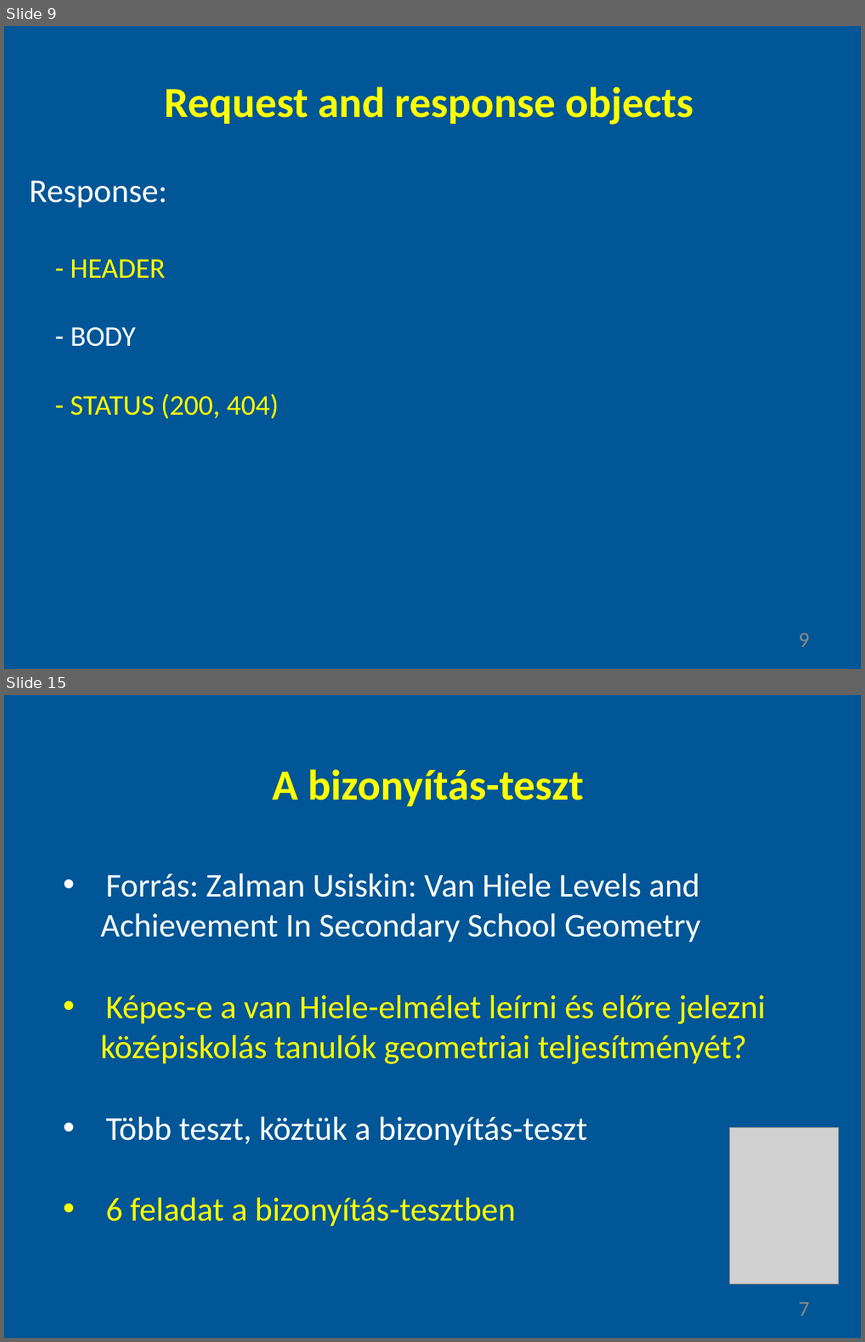
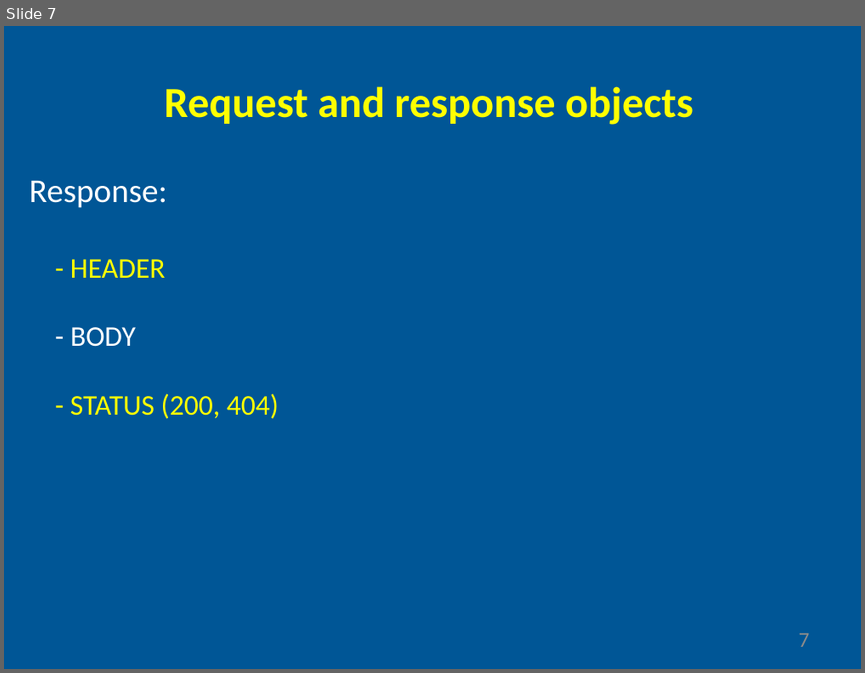
Before and after one commit to gyoryakos/presentations, a slide deck: nodejs.pptx. Shown one above the other, each under a label of ours: slides 9 and 15 before the commit, slide 7 after it; the slides between them are not shown. The pictures are 865x1342 and 865x673 pixels, drawn with LibreOffice and Linux fonts; fonts in the diff are those of the drawing; grey boxes stand for pictures. Boxes give left, top, right and bottom in pixels: in the first picture for what was removed or moved away, otherwise in the second. Text is boxed around its words. In the diff, an @@ line names an element or a change of style, - is before the commit and + after.

```diff
--- a/nodejs.pptx
+++ b/nodejs.pptx
@@ slide 15 removed at (x1=4, y1=695, x2=861, y2=1338), background #005696 @@
@@ text removed at (x1=272, y1=769, x2=584, y2=806) @@
-A bizonyítás-teszt
@@ text removed at (x1=101, y1=873, x2=700, y2=942) @@
-• Forrás: Zalman Usiskin: Van Hiele Levels and
-Achievement In Secondary School Geometry
@@ text removed at (x1=101, y1=994, x2=766, y2=1064) @@
-• Képes-e a van Hiele-elmélet leírni és előre jelezni
-középiskolás tanulók geometriai teljesítményét?
@@ text removed at (x1=106, y1=1116, x2=587, y2=1145) @@
-• Több teszt, köztük a bizonyítás-teszt
@@ picture removed at (x1=729, y1=1127, x2=839, y2=1283) @@
@@ text removed at (x1=106, y1=1197, x2=515, y2=1226) @@
-• 6 feladat a bizonyítás-tesztben
@@ text removed at (x1=799, y1=1302, x2=810, y2=1315) @@
-7
@@ what was slide 9 is now slide 7 @@
@@ page number at (x1=799, y1=633, x2=810, y2=646): text changed @@
-9
+7
```
Also in this commit, not shown: 1 slide changed, 1 slide added, 49 other slides removed.
